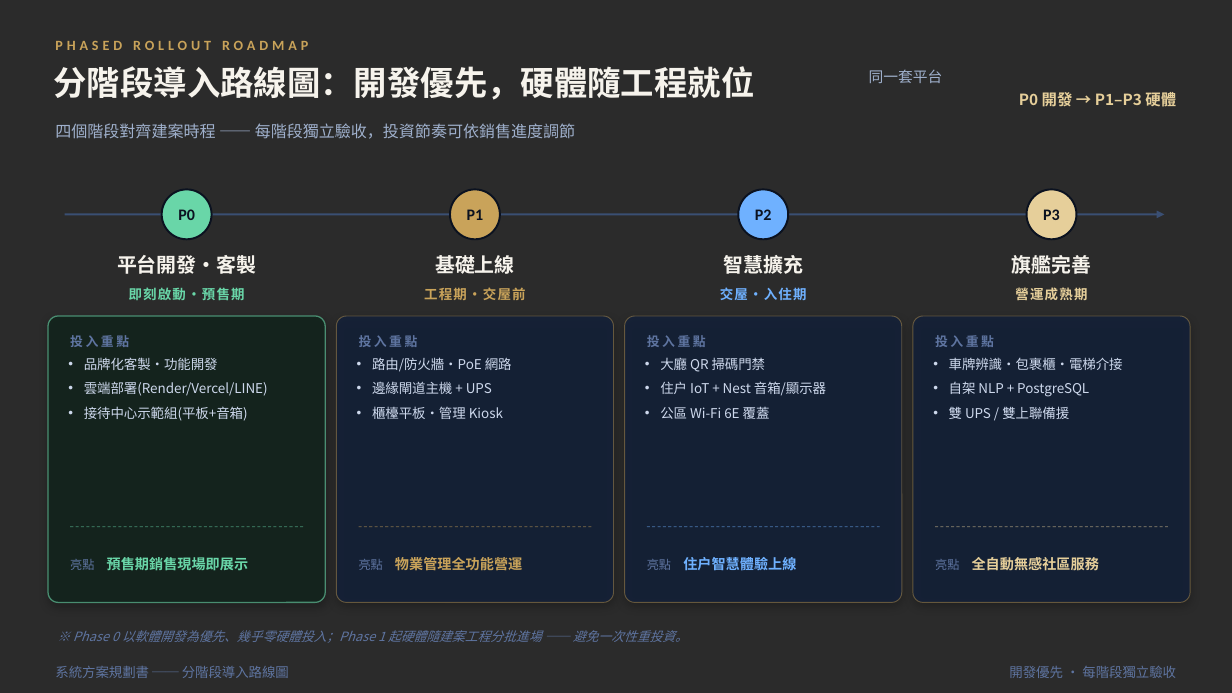
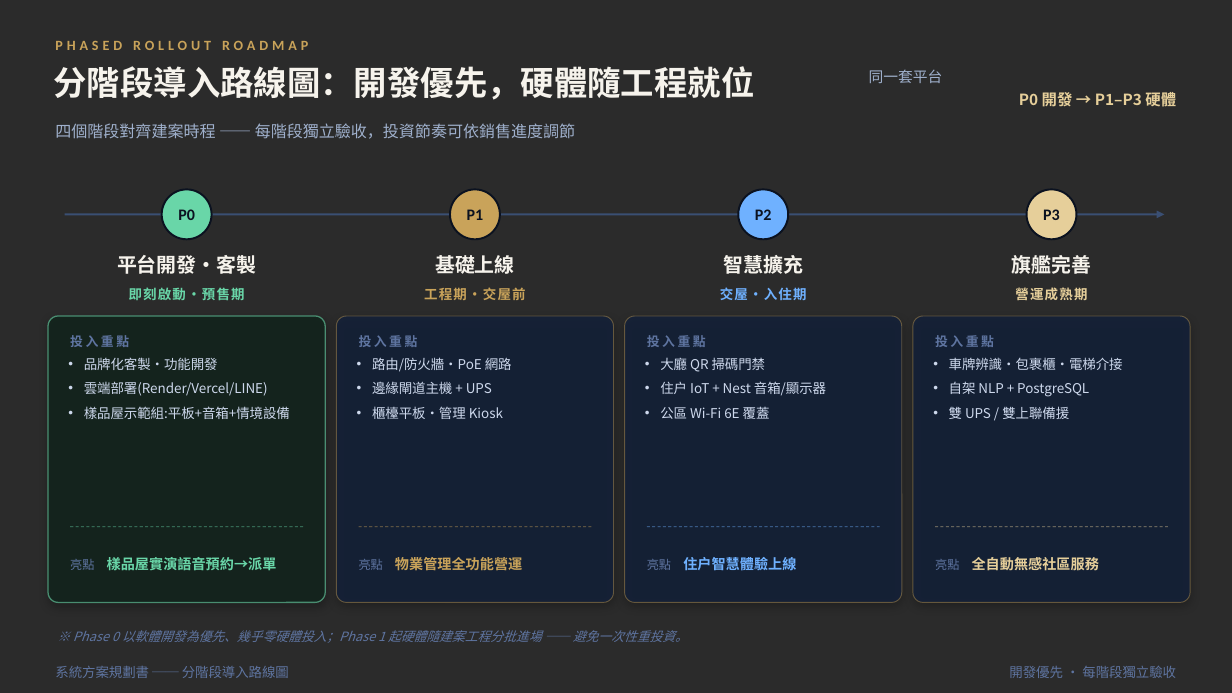
Before and after one commit to DONG-WEI-YANG/mai-touch-line-demo, a slide deck: slide 5 of docs/slides/系統方案規劃.pptx. Drawn at 1232x693 pixels with LibreOffice and Linux fonts; fonts in the diff are those of the drawing; background and template pictures are left out; a plain dark background stands for a picture behind light text. Boxes give left, top, right and bottom in pixels: in the first picture for what was removed or moved away, otherwise in the second. Text is boxed around its words. In the diff, an @@ line names an element or a change of style, - is before the commit and + after.

```diff
--- a/docs/slides/系統方案規劃.pptx
+++ b/docs/slides/系統方案規劃.pptx
@@ text at (x1=84, y1=406, x2=290, y2=419): text changed @@
-• 接待中心示範組(平板+音箱)
+• 樣品屋示範組:平板+音箱+情境設備
@@ text at (x1=70, y1=557, x2=277, y2=570): text changed @@
-亮點 預售期銷售現場即展示
+亮點 樣品屋實演語音預約→派單
```
Also in this commit, not shown: 2 other slides changed, 3 other files.
